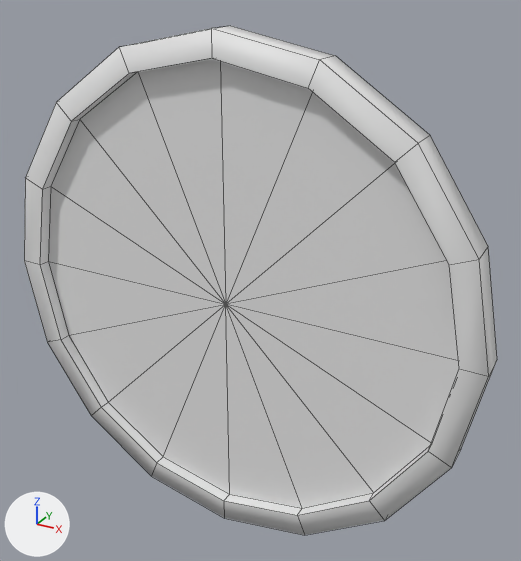
The FBX model Assets/Arts/Modeling/Assets/Relogio.fbx, before and after one commit.
One viewpoint serves both versions: a 50 mm camera at (0.295, -0.603, 0.302) aimed at (0.021, -0.105, 0.053). The lights are fixed; the arrows at lower left show +X, +Y and +Z. Mesh edges are drawn as thin lines. Where no turn or scale is listed for an object, it has been applied to the vertices.

The first picture shows 'Relogio'.
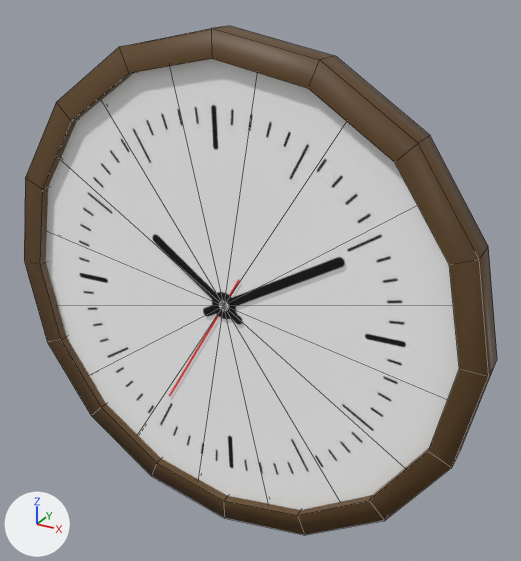
The newer file is also turned or shifted as a whole; pictures and numbers use the older file's frame.

Edits to the scene script, one JSON object a line:
```json
{"op": "add", "block": "img_relogio_jpg", "code": ["img_relogio_jpg = load_image('Relogio.jpg', '_unpacked/Relogio.jpg', 612, 584, 'sRGB')"]}
{"op": "add", "block": "mat_madeira_clara", "code": ["mat_madeira_clara = principled_material('Madeira Clara')", "mat_madeira_clara.base_color = (0.116, 0.0604, 0.0171)  # brown #604623"]}
{"op": "add", "block": "mat_material_013", "code": ["mat_material_013 = principled_material('Material.013')", "mat_material_013.texture = img_relogio_jpg", "mat_material_013.roughness = 1.0"]}
{"block": "me_circle_030", "where": "me_circle_030.from_pydata(...)  # 66 vertices, 80 faces; spans x -0.224..0.224, y -0.027..0.0, z -0.224..0.224"}
{"op": "add", "block": "me_circle_030", "code": "me_circle_030.materials.append(mat_madeira_clara)  # brown #604623"}
{"op": "add", "block": "me_circle_026", "code": ["me_circle_026 = bpy.data.meshes.new('Circle.026')", "me_circle_026.from_pydata(...)  # 34 vertices, 48 faces; spans x -0.213..0.214, y -0.019..-0.015, z -0.213..0.213", "me_circle_026.materials.append(mat_material_013)  # picture img_relogio_jpg"]}
{"op": "add", "block": "ob_desenho", "code": ["ob_desenho = bpy.data.objects.new('Desenho', me_circle_026)", "ob_desenho.location = (0.0, -0.1124, 0.0347)"]}
```

Boxes [x1, y1, x2, y2] around the edits, measured in the pictures (521 x 561 px):
```json
{"object": "Relogio", "change": "recoloured", "before": [24, 26, 497, 535], "after": [24, 26, 497, 535], "on screen": "grey to brown"}
{"object": "Desenho", "change": "added", "after": [46, 59, 459, 510]}
```
